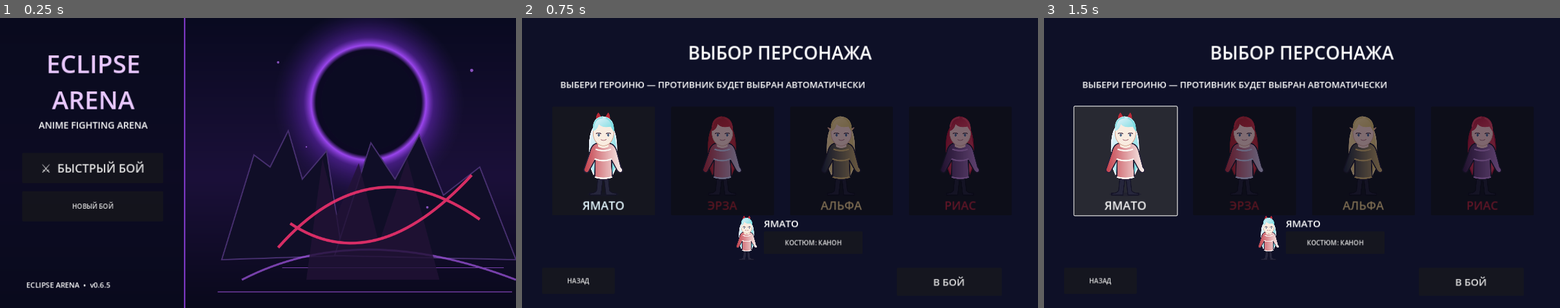
Above: before the commit, frames 1-3 (left to right).
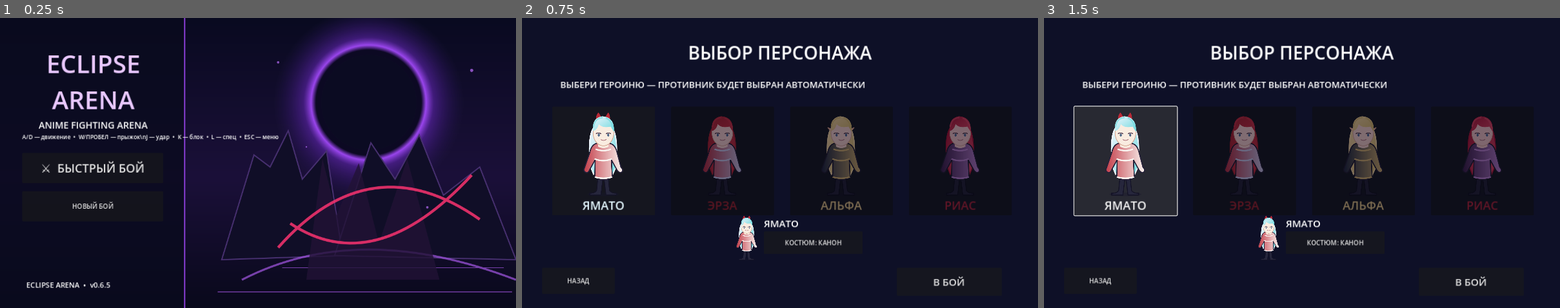
Above: after the commit, the same moments.

Repository: PerchikHot/Eclipse-Arena-
Game: Godot game, scene res://scenes/Main.tscn
Two runs of this game, one before a commit and one after it. Both use one fixed random seed, a clock stepped at 60 frames per second and the inputs below.
Inputs:
- Up to frame 1 (0.25 s): no input
- Up to frame 2 (0.75 s): click "⚔ БЫСТРЫЙ БОЙ" at 0.5 s
- Up to frame 3 (1.5 s): click "ЯМАТО" at 1.25 s

The runs differ from the first frame. In frame 1, 0.5% of the frame differs, in the area x 4-54%, y 40-43%; in frame 2, nothing differs; in frame 3, nothing differs.

Commit message:
feat(arena): Escape closes fighter selection and show desktop controls

Diff:
--- a/scripts/main.gd
+++ b/scripts/main.gd
@@ -184,6 +184,13 @@
     subtitle.horizontal_alignment = HORIZONTAL_ALIGNMENT_CENTER
     subtitle.add_theme_font_size_override("font_size", 23)
     menu_layer.add_child(subtitle)
+    if not OS.has_feature("mobile"):
+        var keyboard_hint := Label.new()
+        keyboard_hint.text = "A/D — движение  •  W/ПРОБЕЛ — прыжок\\nJ — удар  •  K — блок  •  L — спец  •  ESC — меню"
+        keyboard_hint.position = Vector2(55, 285)
+        keyboard_hint.size = Vector2(460, 44)
+        keyboard_hint.add_theme_font_size_override("font_size", 14)
+        menu_layer.add_child(keyboard_hint)
     var start_button := Button.new()
     start_button.text = "⚔  БЫСТРЫЙ БОЙ"
     start_button.position = Vector2(55, 335)
@@ -456,7 +463,14 @@
             held[key] = false
 
 func _unhandled_key_input(event: InputEvent) -> void:
-    if in_menu or not (event is InputEventKey) or not event.pressed or event.echo:
+    if not (event is InputEventKey) or not event.pressed or event.echo:
+        return
+    # The selection screen is a menu too, but Escape should go back.
+    if event.keycode == KEY_ESCAPE and selection_layer.visible:
+        show_menu()
+        get_viewport().set_input_as_handled()
+        return
+    if in_menu:
         return
     if event.keycode == KEY_ESCAPE:
         show_menu()
